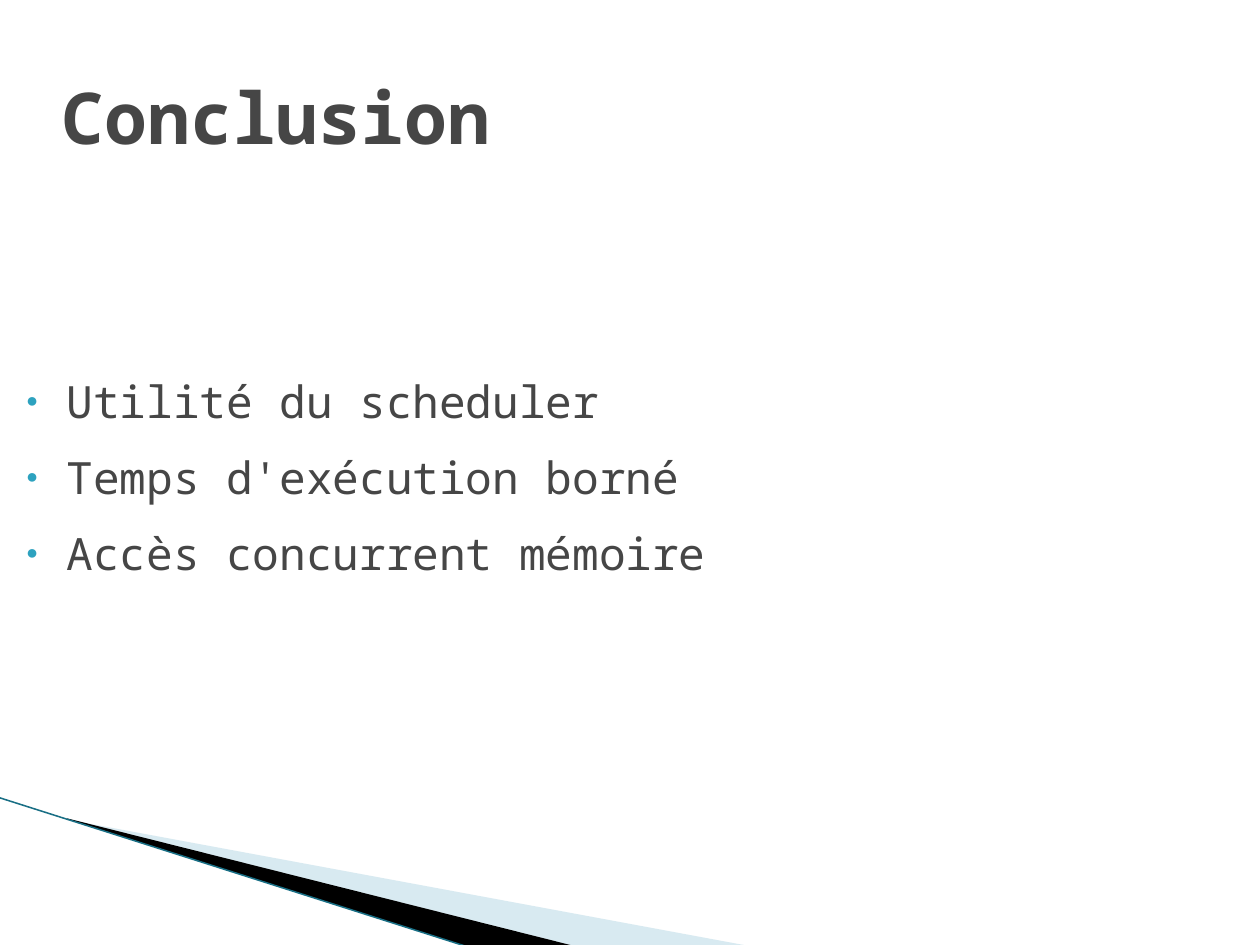
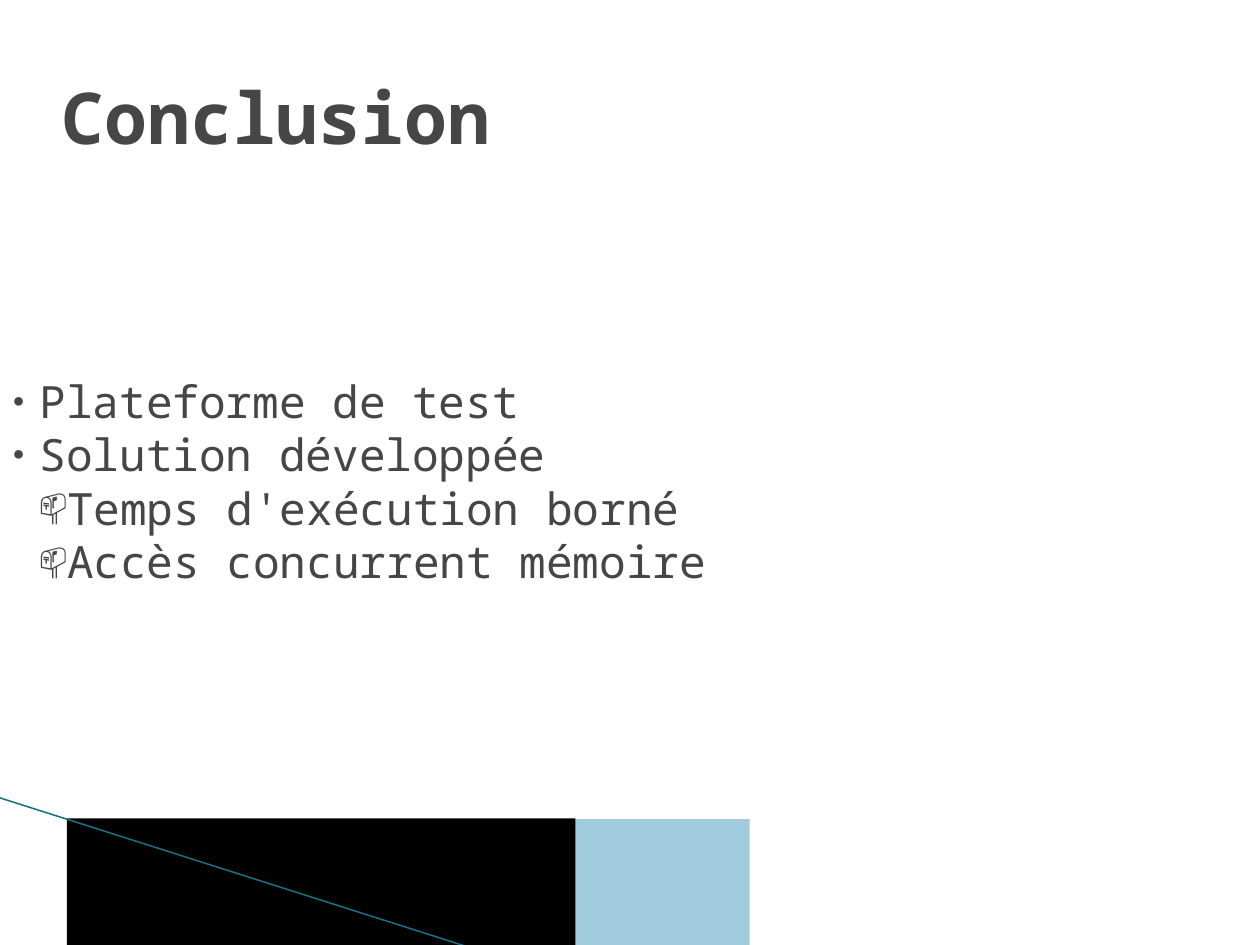
Before and after one commit to robertoxmed/c_memory_monitor, a slide deck: slide 13 of doc/Temps-Réel et Multi-coeurs.pptx (slide 12 before the commit). Drawn at 1260x945 pixels with LibreOffice and Linux fonts; fonts in the diff are those of the drawing; background and template pictures are left out. Boxes give left, top, right and bottom in pixels: in the first picture for what was removed or moved away, otherwise in the second. Text is boxed around its words. In the diff, an @@ line names an element or a change of style, - is before the commit and + after.

```diff
--- a/doc/Temps-Réel et Multi-coeurs.pptx
+++ b/doc/Temps-Réel et Multi-coeurs.pptx
@@ text at (40,384,545,482): text changed @@
-● Utilité du scheduler
+● Plateforme de test
+● Solution développée
@@ text at (67,491,706,579): bullet ● to 📫; list level 1 to 2 in "Temps d'exécution borné"; list level 1 to 2 in "Accès concurrent mémoire" @@
@@ line (0, 798) - (468, 945): stroke #97C5D8 0.95 pt to #196F85 0.96 pt @@
@@ freeform shape removed at (67,819,576,945) @@
@@ rectangle added at (67,819,576,945), fill #000000 @@
@@ freeform shape removed at (69,820,750,945) @@
@@ rectangle added at (69,820,750,945), fill #9FCBDC @@
```
Also in this commit, not shown: 10 other slides changed, 3 slides added, 2 slides removed.
